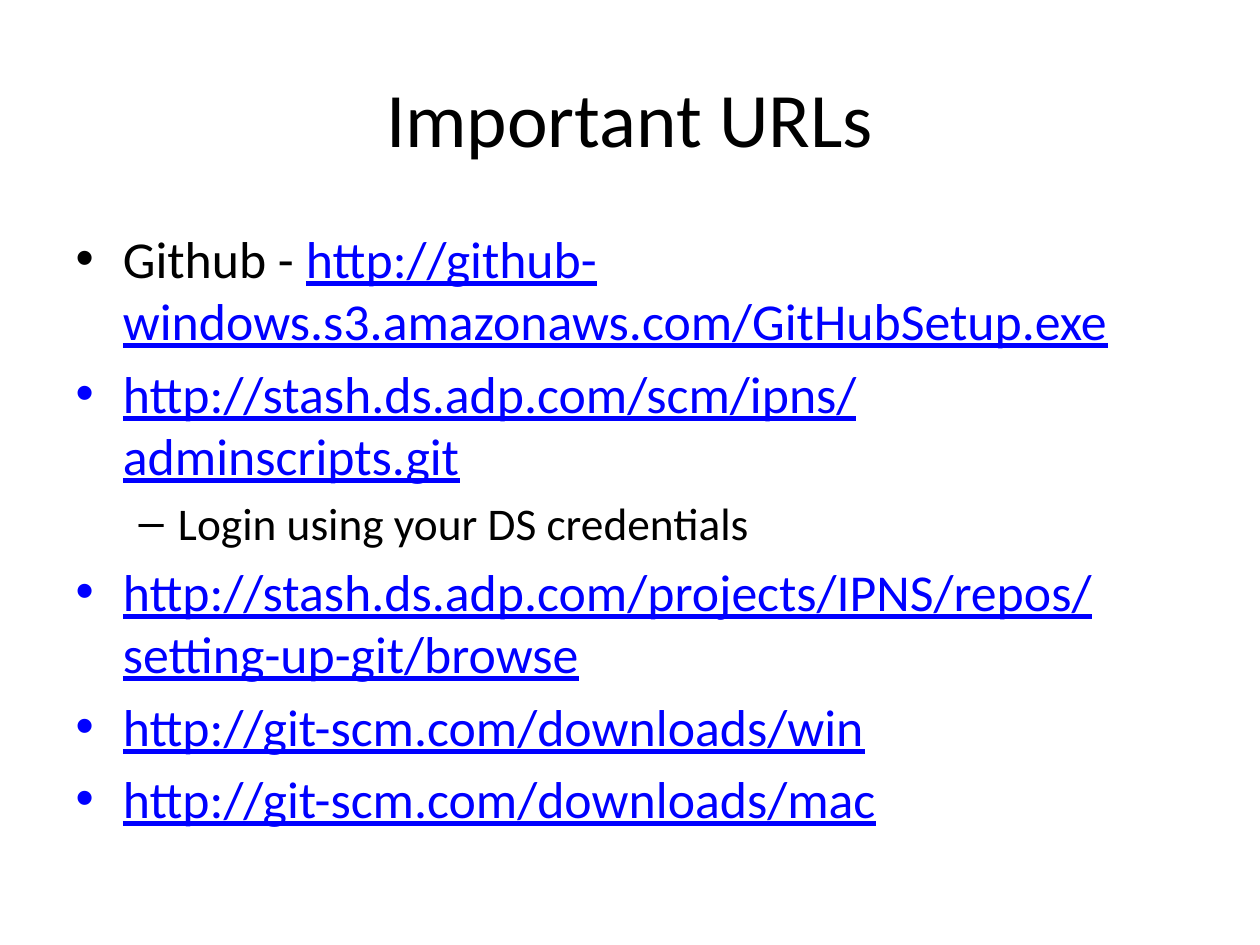
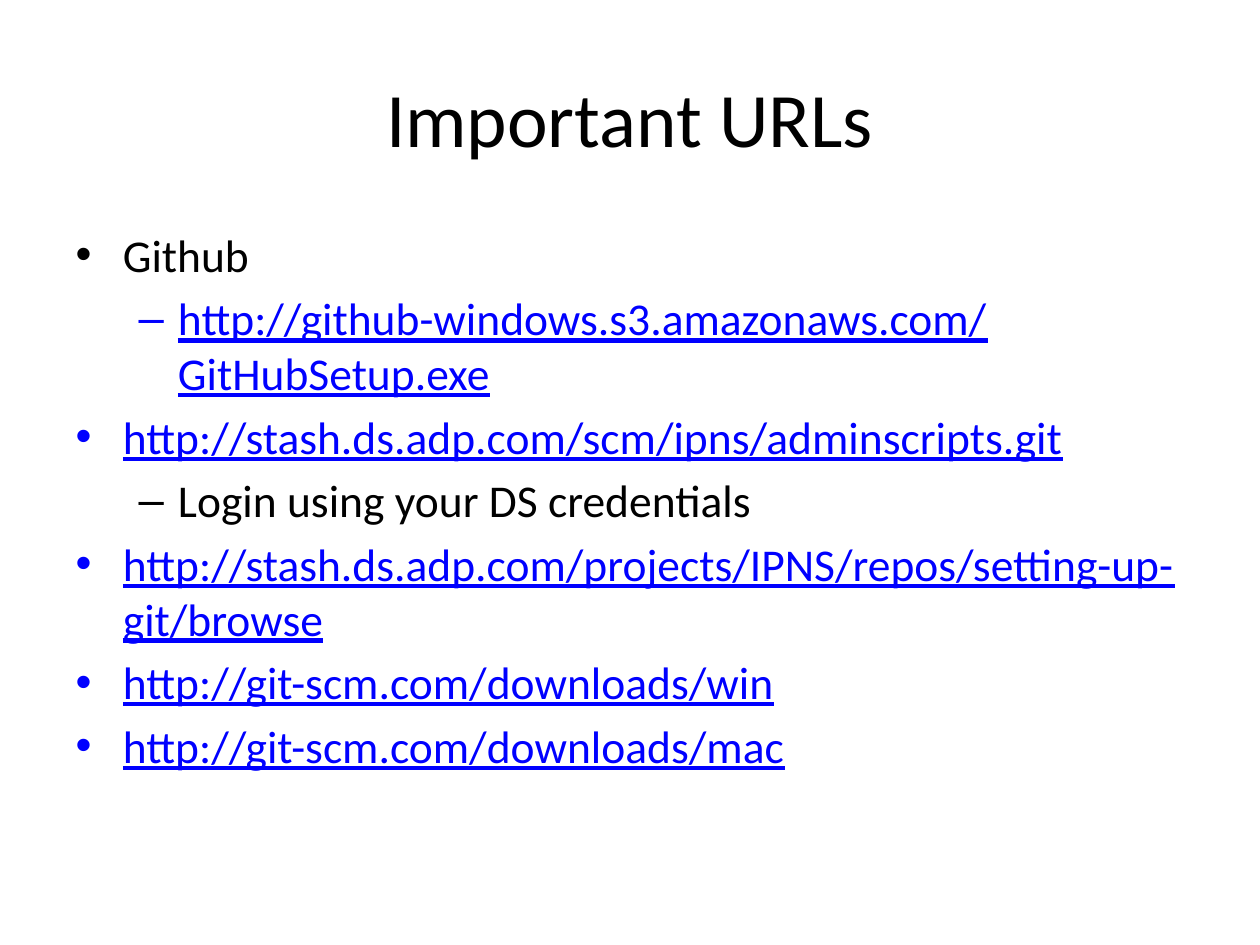
Before and after one commit to mbutry/GIT_test_repo, a slide deck: slide 2 of GIT_training.pptx. Drawn at 1260x945 pixels with LibreOffice and Linux fonts; fonts in the diff are those of the drawing. Boxes give left, top, right and bottom in pixels: in the first picture for what was removed or moved away, otherwise in the second. Text is boxed around its words. In the diff, an @@ line names an element or a change of style, - is before the commit and + after.

```diff
--- a/GIT_training.pptx
+++ b/GIT_training.pptx
@@ text at box(123, 240, 986, 398): text changed; size 29.6 to 26 pt @@
-• Github - http://github-windows.s3.amazonaws.com/GitHubSetup.exe
+• Github
+  – http://github-windows.s3.amazonaws.com/GitHubSetup.exe
@@ text at box(123, 422, 1173, 771): size 29.6 to 26 pt in "http://stash.ds.adp.com/scm/ipns/adminscripts.git", "http://stash.ds.adp.com/projects/IPNS/repos/setting-up-git/b ...", "http://git-scm.com/downloads/win", "http://git-scm.com/downloads/mac"; size 25.9 to 26 pt in "Login using your DS credentials" @@
```
Also in this commit, not shown: 1 other slide changed, 1 other file.
